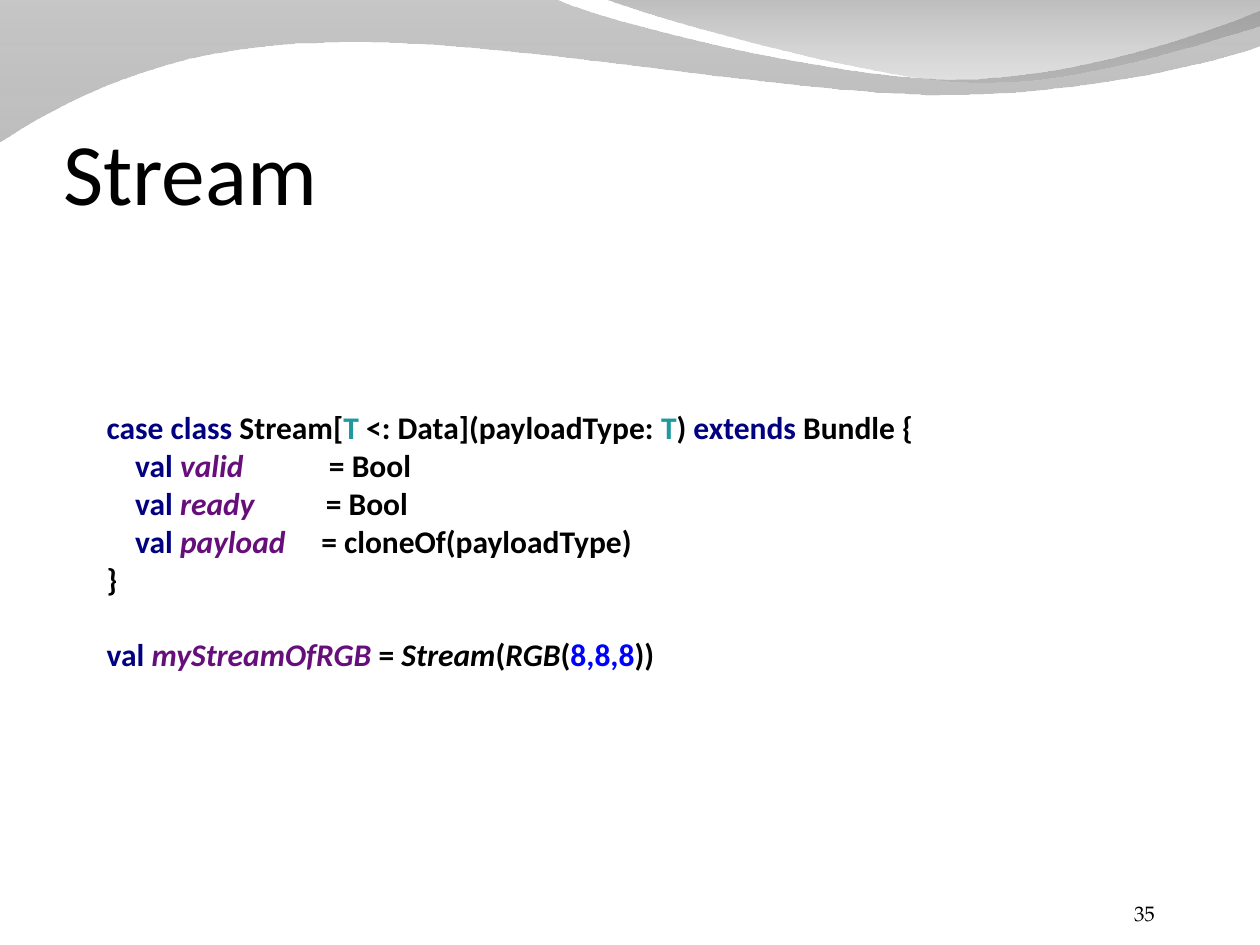
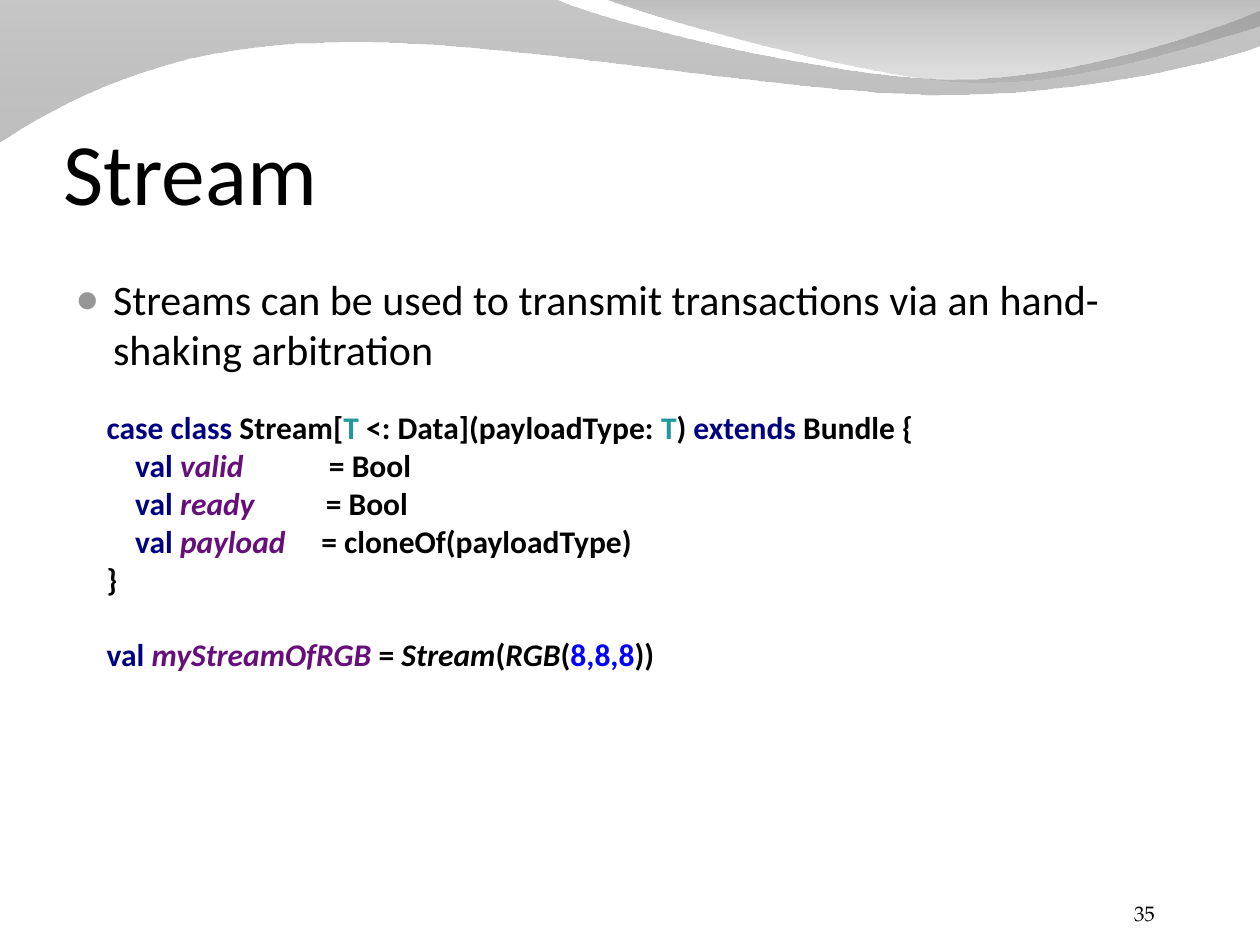
Before and after one commit to SpinalHDL/SpinalDoc, a slide deck: slide 35 of presentation/en/presentation_dsl.odp. Drawn at 1260x945 pixels with LibreOffice and Linux fonts; fonts in the diff are those of the drawing; background and template pictures are left out. Boxes give left, top, right and bottom in pixels: in the first picture for what was removed or moved away, otherwise in the second. Text is boxed around its words. In the diff, an @@ line names an element or a change of style, - is before the commit and + after.

```diff
--- a/presentation/en/presentation_dsl.odp
+++ b/presentation/en/presentation_dsl.odp
@@ text added at [113, 285, 1099, 373], 24 pt, text #000000 @@
+● Streams can be used to transmit transactions via an hand-shaking arbitration
```
Also in this commit, not shown: 20 other slides changed.
